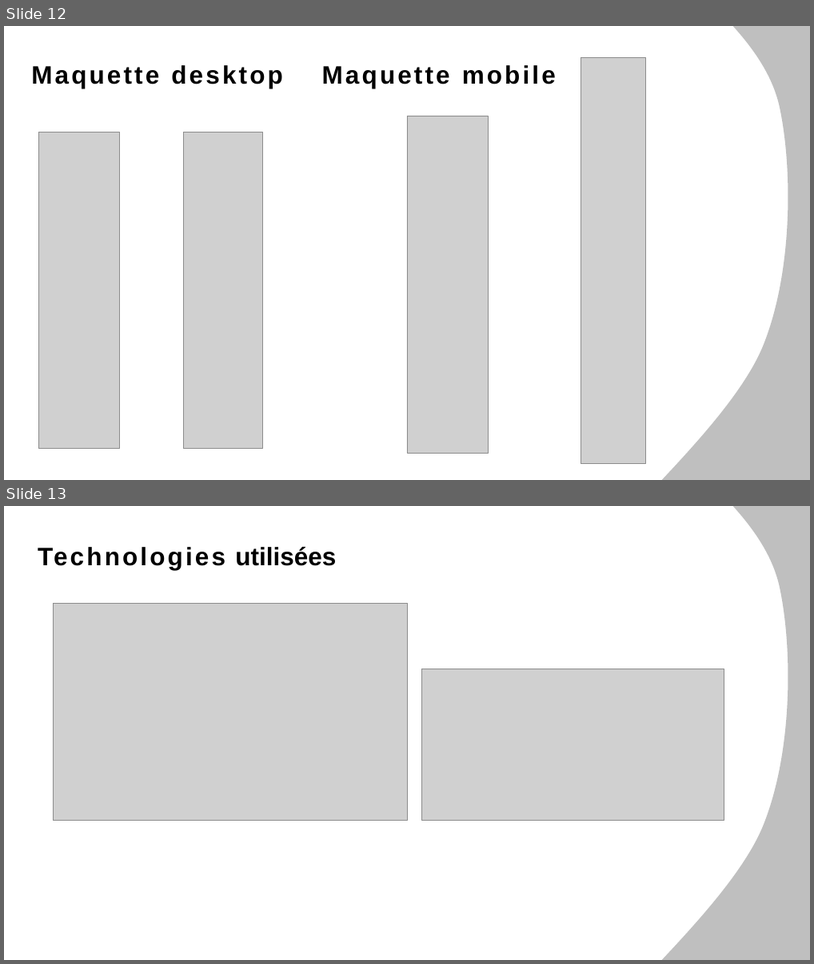
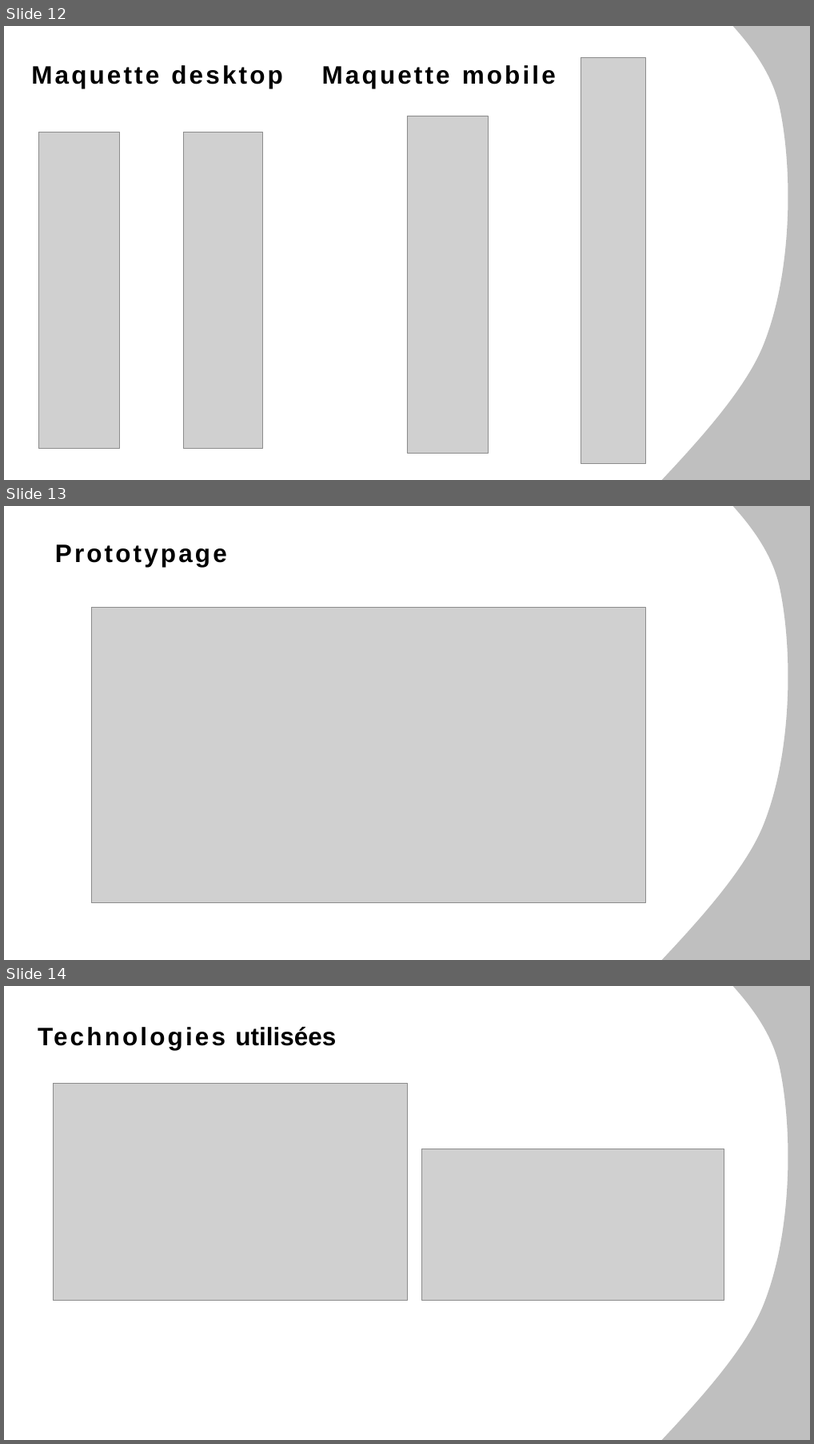
Before and after one commit to Adrien-Ray/visualtgr, a slide deck: design/AD/dossier-conception/dossier-conception.pptx. Shown one above the other, each under a label of ours: slides 12 and 13 before the commit, slides 12, 13 and 14 after it. The pictures are 814x964 and 814x1444 pixels, drawn with LibreOffice and Linux fonts; fonts in the diff are those of the drawing; grey boxes stand for pictures. Boxes give left, top, right and bottom in pixels: in the first picture for what was removed or moved away, otherwise in the second. Text is boxed around its words. In the diff, an @@ line names an element or a change of style, - is before the commit and + after.

Commit message:
prototype-conception2

```diff
--- a/design/AD/dossier-conception/dossier-conception.pptx
+++ b/design/AD/dossier-conception/dossier-conception.pptx
@@ slide 13 added at bbox=[4, 506, 810, 960], background #FFFFFF @@
@@ rectangle added at bbox=[4, 506, 810, 960], fill #FFFFFF @@
@@ freeform shape added at bbox=[601, 506, 810, 960], fill #262626 @@
@@ freeform shape added at bbox=[601, 506, 810, 960], fill #BFBFBF @@
@@ text added at bbox=[55, 544, 227, 567], 30 pt, text #000000, bold @@
+Prototypage
@@ picture added at bbox=[91, 608, 646, 903] @@
@@ what was slide 13 is now slide 14 @@
```
